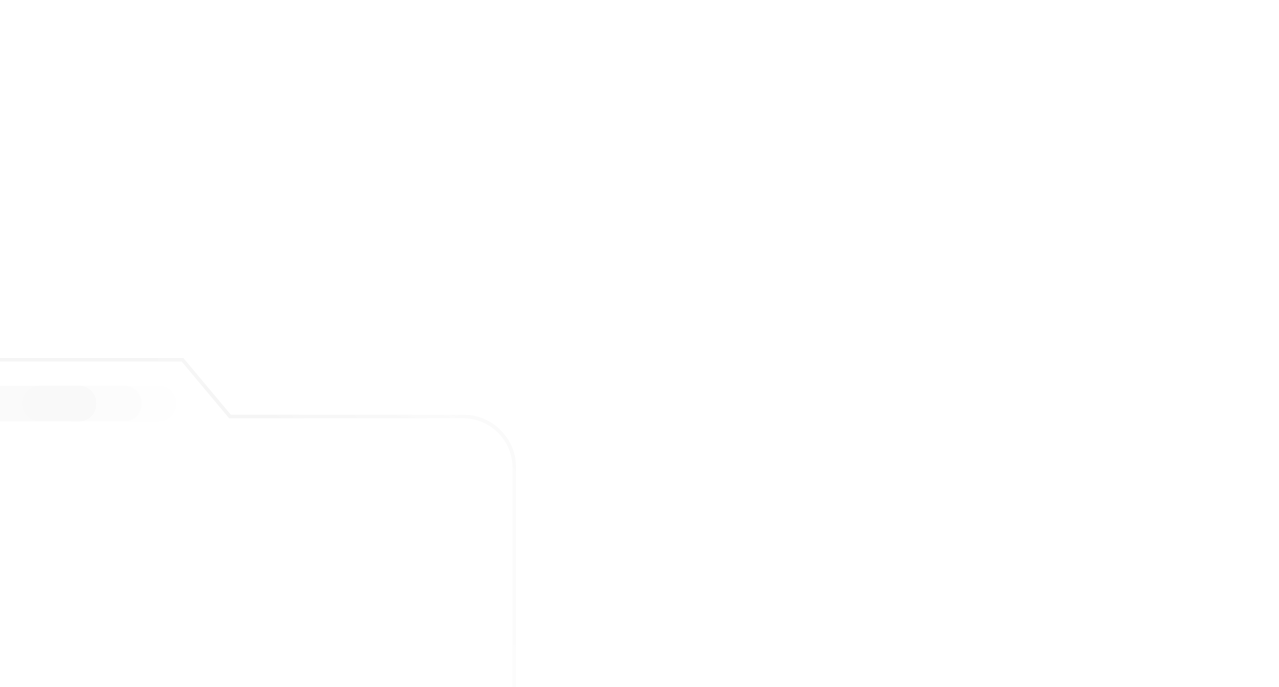
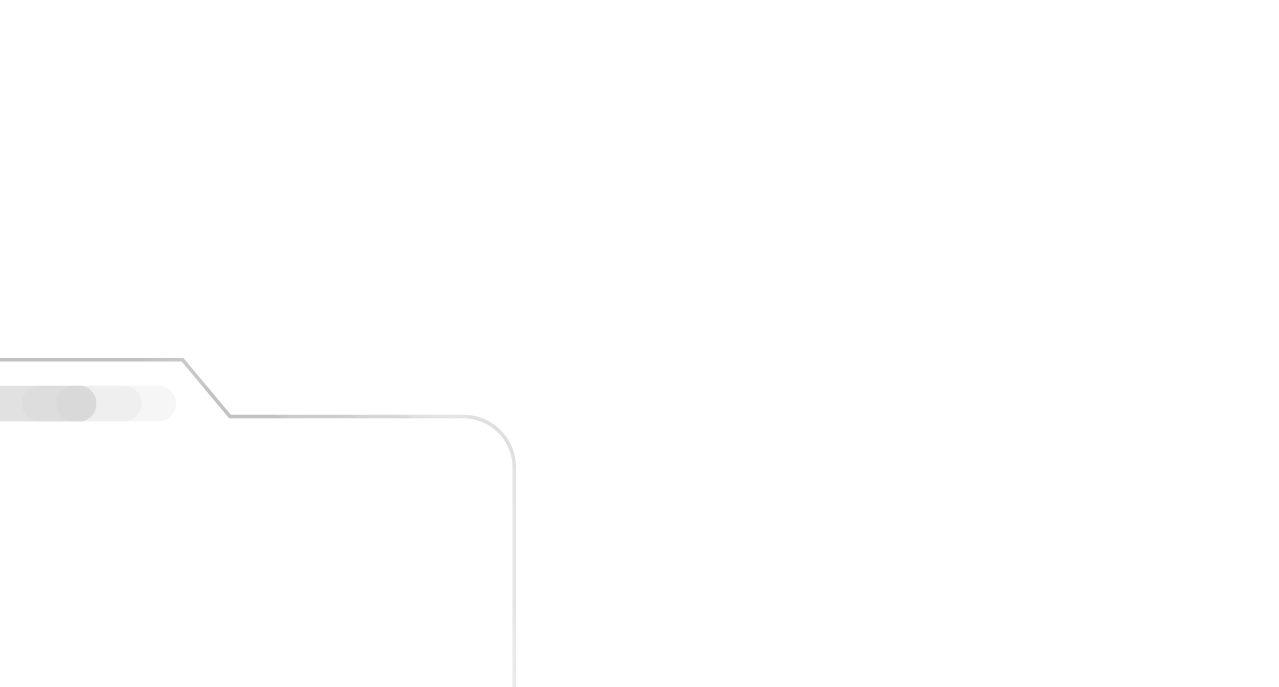
Layer changes from the first 1279x687 image to the second:
"Vector Smart Object": opacity 4% → 24% over left=0, top=358, right=516, bottom=687
